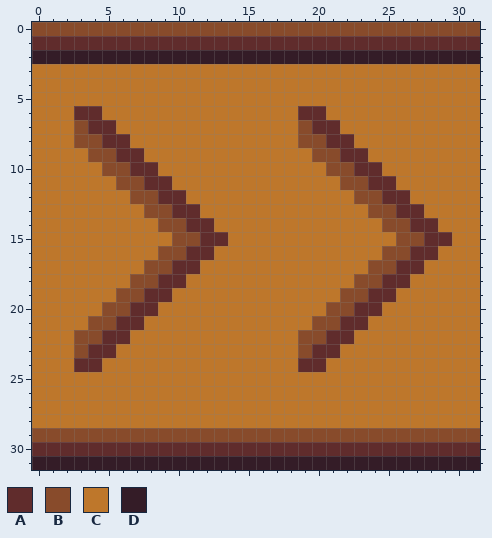
Pixel-art file -- Assets/Sprites/Conveyor.aseprite. The picture above was drawn from the file before the commit.
32x32 pixels, 1 frame.
Palette (. is transparent): A #602c2c  B #884b2b  C #be772b  D #341c27
The same view after the edit:
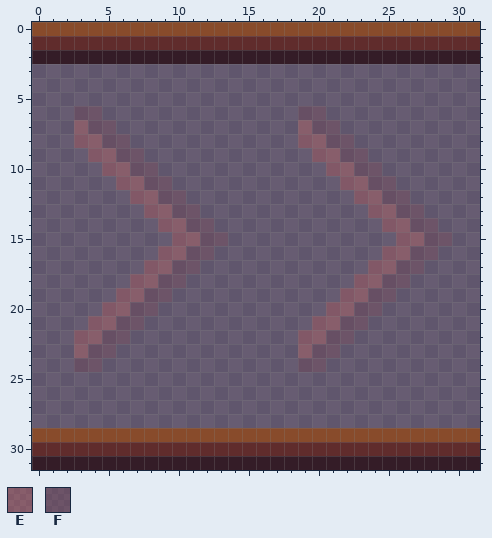
Colours new in this view: E #602c2c9a  F #341c279a
Log entry: Transparent Conveyor (Thoughts?)
Change:
{"colour":"C","old":"#be772b","new":"#10141f84"}
{"y":6,"x":3,"old":"AA","new":"FF"}
{"y":6,"x":19,"old":"AA","new":"FF"}
{"y":7,"x":3,"old":"BAA","new":"EFF"}
{"y":7,"x":19,"old":"BAA","new":"EFF"}
{"y":8,"x":3,"old":"BBAA","new":"EEFF"}
{"y":8,"x":19,"old":"BBAA","new":"EEFF"}
{"y":9,"x":4,"old":"BBAA","new":"EEFF"}
{"y":9,"x":20,"old":"BBAA","new":"EEFF"}
{"y":10,"x":5,"old":"BBAA","new":"EEFF"}
{"y":10,"x":21,"old":"BBAA","new":"EEFF"}
{"y":11,"x":6,"old":"BBAA","new":"EEFF"}
{"y":11,"x":22,"old":"BBAA","new":"EEFF"}
{"y":12,"x":7,"old":"BBAA","new":"EEFF"}
{"y":12,"x":23,"old":"BBAA","new":"EEFF"}
{"y":13,"x":8,"old":"BBAA","new":"EEFF"}
{"y":13,"x":24,"old":"BBAA","new":"EEFF"}
{"y":14,"x":9,"old":"BBAA","new":"EEFF"}
{"y":14,"x":25,"old":"BBAA","new":"EEFF"}
{"y":15,"x":10,"old":"BBAA","new":"EEFF"}
{"y":15,"x":26,"old":"BBAA","new":"EEFF"}
{"y":16,"x":9,"old":"BBAA","new":"EEFF"}
{"y":16,"x":25,"old":"BBAA","new":"EEFF"}
{"y":17,"x":8,"old":"BBAA","new":"EEFF"}
{"y":17,"x":24,"old":"BBAA","new":"EEFF"}
{"y":18,"x":7,"old":"BBAA","new":"EEFF"}
{"y":18,"x":23,"old":"BBAA","new":"EEFF"}
{"y":19,"x":6,"old":"BBAA","new":"EEFF"}
{"y":19,"x":22,"old":"BBAA","new":"EEFF"}
{"y":20,"x":5,"old":"BBAA","new":"EEFF"}
{"y":20,"x":21,"old":"BBAA","new":"EEFF"}
{"y":21,"x":4,"old":"BBAA","new":"EEFF"}
{"y":21,"x":20,"old":"BBAA","new":"EEFF"}
{"y":22,"x":3,"old":"BBAA","new":"EEFF"}
{"y":22,"x":19,"old":"BBAA","new":"EEFF"}
{"y":23,"x":3,"old":"BAA","new":"EFF"}
{"y":23,"x":19,"old":"BAA","new":"EFF"}
{"y":24,"x":3,"old":"AA","new":"FF"}
{"y":24,"x":19,"old":"AA","new":"FF"}
